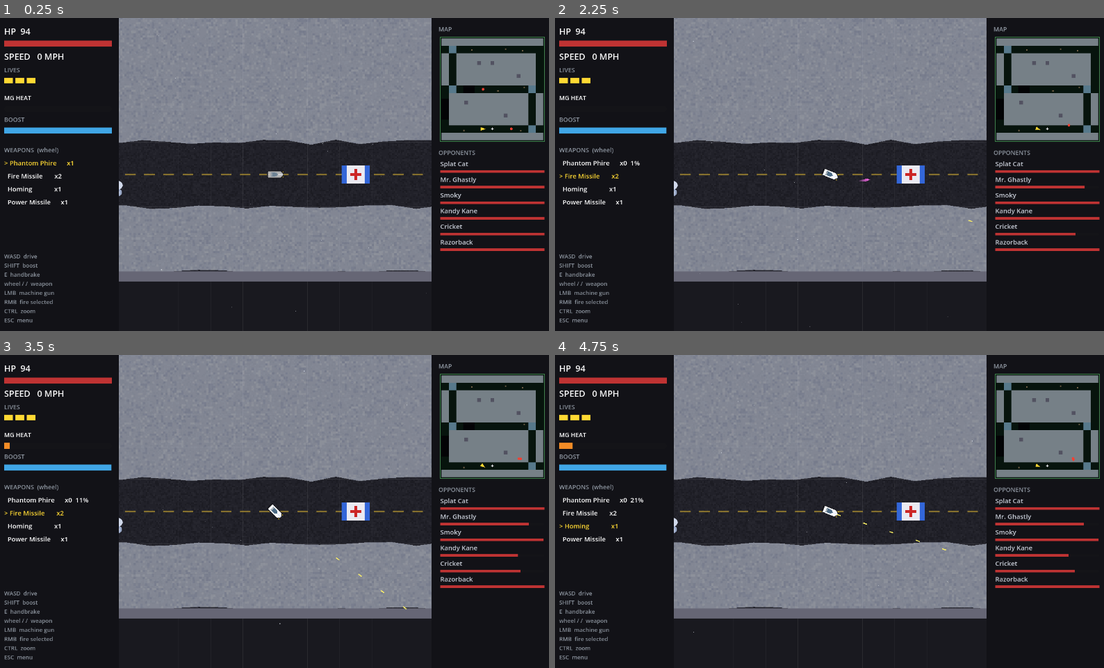
Above: before the commit, frames 1-4 (two rows, left to right).
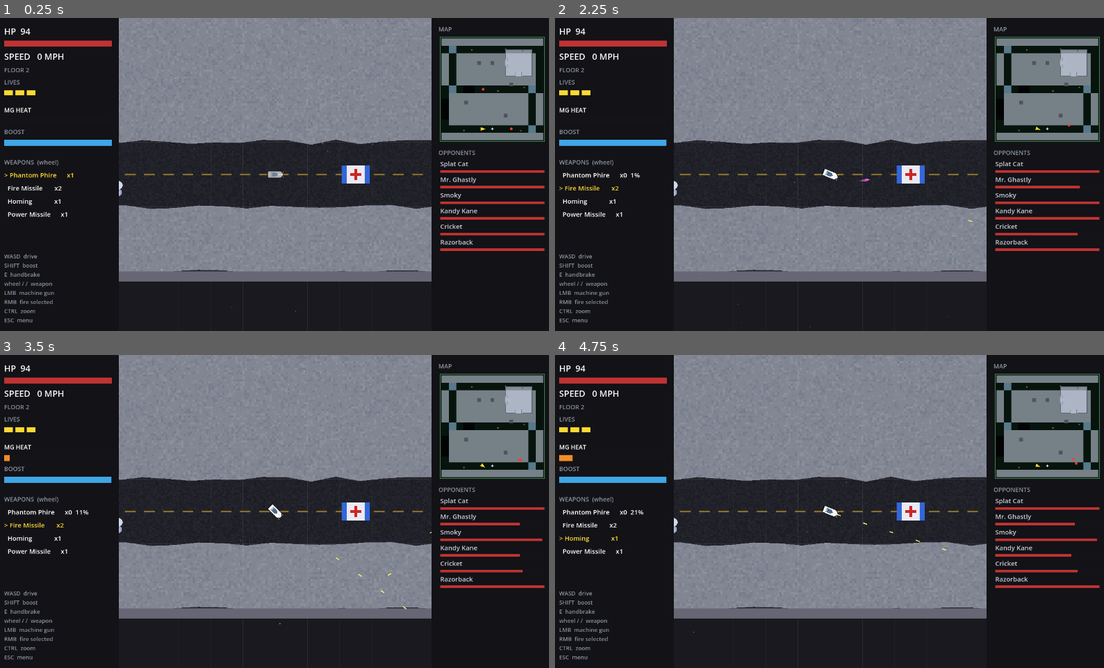
Above: after the commit, the same moments.

Repository: b3p3k0/bentchrome
Game: Godot game, scene res://levels/snowy/snowy.tscn
The game is run twice, just before and just after one commit, with the same random seed, the same clock (stepped at 60 frames per second) and the same inputs. This scene is started directly instead of the project's main scene.
Inputs (mouse positions are in pixels of both pictures, inside the frame that each line leads up to):
- Up to frame 1 (0.25 s): no input
- Up to frame 2 (2.25 s): tap Enter (select_confirm) at 0.5 s; move the mouse to (950, 158) at 0.52 s; hold D (move_right) 0.53-1.25 s; tap Shift (boost) at 0.6 s; click (950, 158) at 0.67 s; tap Space at 0.77 s; drag from (719, 190) to (911, 240) at 1.27 s; move the mouse to (884, 105) at 2.02 s; hold D (move_right) from 2.03 s (still down); right-click (884, 105) at 2.1 s
- Up to frame 3 (3.5 s): release D (move_right) at 2.75 s; drag from (247, 574) to (274, 511) at 2.77 s
- Up to frame 4 (4.75 s): move the mouse to (999, 558) at 3.52 s; hold A (move_left) 3.53-4.25 s; tap / (weapon_next) at 3.6 s; tap Space at 3.77 s; tap Enter (select_confirm) at 4.25 s; drag from (664, 464) to (829, 511) at 4.27 s

The runs differ from the first frame. In frame 1, 2.2% of the frame differs, in the area x 0-97%, y 10-64%; in frame 2, 2.2%; in frame 3, 2.3%; in frame 4, 2.3%, in the area x 0-99%, y 10-70%.

Commit message:
Card 4: Snowy Pass earns its name — a summit worth the climb
The northeast quadrant rises: a 896px plateau ringed by rock cliff walls,
snow-surfaced on top (the summit drives as slippery as it looks — terrain
IS the slope physics), with two snow-hill ramps graded into the west and
south faces. Every rim is a drive-off from above and a wall from below;
ledge shadows sell the drop on three sides. One snowdrift turns out to have
been on the summit all along. Retrofit tax paid: rocks carry the floor bit,
Rock2 vacates the south ramp cut, clutter and the chasm jump pad join
floor 2, spawns pre-adopt. Power and standard crates wait at the top.

Co-Authored-By: Claude Fable 5 <noreply@anthropic.com>

Diff:
--- a/levels/snowy/snowy.tscn
+++ b/levels/snowy/snowy.tscn
@@ -16,6 +16,10 @@
 [ext_resource type="Script" path="res://environment/road_marks.gd" id="21_marks"]
 [ext_resource type="Script" path="res://environment/street_deco.gd" id="22_deco"]
 [ext_resource type="PackedScene" path="res://environment/hazard_curb.tscn" id="23_curb"]
+[ext_resource type="PackedScene" path="res://environment/floor_zone.tscn" id="24_fzone"]
+[ext_resource type="Script" path="res://environment/ramp.gd" id="25_ramp"]
+[ext_resource type="Script" path="res://environment/floor_connector.gd" id="27_conn"]
+[ext_resource type="Script" path="res://levels/dock_deco.gd" id="28_ddeco"]
 
 [sub_resource type="ShaderMaterial" id="SM_asphalt"]
 shader = ExtResource("11_speck")
@@ -71,6 +75,21 @@
 [sub_resource type="RectangleShape2D" id="RectangleShape2D_ramp"]
 size = Vector2(224, 224)
 
+[sub_resource type="RectangleShape2D" id="R_summit"]
+size = Vector2(896, 896)
+
+[sub_resource type="RectangleShape2D" id="R_pwall_n"]
+size = Vector2(920, 24)
+
+[sub_resource type="RectangleShape2D" id="R_pwall_e"]
+size = Vector2(24, 920)
+
+[sub_resource type="RectangleShape2D" id="R_pwall_wseg"]
+size = Vector2(24, 330)
+
+[sub_resource type="RectangleShape2D" id="R_pwall_sseg"]
+size = Vector2(330, 24)
+
 [node name="Snowy" type="Node2D"]
 script = ExtResource("1_lvl")
 
@@ -295,6 +314,7 @@
 collision_layer = 0
 collision_mask = 1
 script = ExtResource("4_ramp")
+floor_index = 2
 
 [node name="Vis" type="Polygon2D" parent="Jump"]
 color = Color(0.9, 0.55, 0.15, 0.85)
@@ -304,7 +324,7 @@
 shape = SubResource("RectangleShape2D_ramp")
 
 [node name="Rock1" type="StaticBody2D" parent="."]
-collision_layer = 4
+collision_layer = 20
 script = ExtResource("12_deco")
 position = Vector2(-448, -896)
 
@@ -316,9 +336,9 @@
 shape = SubResource("RectangleShape2D_rock")
 
 [node name="Rock2" type="StaticBody2D" parent="."]
-collision_layer = 4
+collision_layer = 20
 script = ExtResource("12_deco")
-position = Vector2(896, -448)
+position = Vector2(640, -160)
 
 [node name="Vis" type="Polygon2D" parent="Rock2"]
 color = Color(0.3, 0.3, 0.36, 1)
@@ -328,7 +348,7 @@
 shape = SubResource("RectangleShape2D_rock")
 
 [node name="Rock3" type="StaticBody2D" parent="."]
-collision_layer = 4
+collision_layer = 20
 script = ExtResource("12_deco")
 position = Vector2(448, 896)
 
@@ -340,7 +360,7 @@
 shape = SubResource("RectangleShape2D_rock")
 
 [node name="Rock4" type="StaticBody2D" parent="."]
-collision_layer = 4
+collision_layer = 20
 script = ExtResource("12_deco")
 position = Vector2(-896, 448)
 
@@ -352,7 +372,7 @@
 shape = SubResource("RectangleShape2D_rock")
 
 [node name="Rock5" type="StaticBody2D" parent="."]
-collision_layer = 4
+collision_layer = 20
 script = ExtResource("12_deco")
 position = Vector2(0, -896)
 
@@ -365,6 +385,185 @@
 
 [node name="HealthStation1" parent="." instance=ExtResource("10_heal")]
 position = Vector2(0, 1344)
+
+[node name="FZPlate" parent="." instance=ExtResource("24_fzone")]
+floor_index = 2
+size = Vector2(3456, 3456)
+
+[node name="FZPlateau" parent="." instance=ExtResource("24_fzone")]
+position = Vector2(896, -896)
+floor_index = 3
+size = Vector2(896, 896)
+
+[node name="SummitSnow" type="Area2D" parent="."]
+position = Vector2(896, -896)
+collision_layer = 128
+collision_mask = 0
+script = ExtResource("3_zone")
+terrain_type = &"snow"
+
+[node name="Vis" type="Polygon2D" parent="SummitSnow"]
+material = SubResource("SM_snow")
+color = Color(0.82, 0.85, 0.92, 0.55)
+polygon = PackedVector2Array(-448, -448, 448, -448, 448, 448, -448, 448)
+
+[node name="Col" type="CollisionShape2D" parent="SummitSnow"]
+shape = SubResource("R_summit")
+
+[node name="LedgeWest" type="Node2D" parent="."]
+position = Vector2(448, -896)
+rotation = 1.5708
+script = ExtResource("28_ddeco")
+kind = &"ledge_shadow"
+size = Vector2(896, 70)
+
+[node name="LedgeSouth" type="Node2D" parent="."]
+position = Vector2(896, -448)
+script = ExtResource("28_ddeco")
+kind = &"ledge_shadow"
+size = Vector2(896, 70)
+
+[node name="LedgeEast" type="Node2D" parent="."]
+position = Vector2(1344, -896)
+rotation = -1.5708
+script = ExtResource("28_ddeco")
+kind = &"ledge_shadow"
+size = Vector2(896, 70)
+
+[node name="PlateauWallN" type="StaticBody2D" parent="."]
+position = Vector2(896, -1344)
+collision_layer = 20
+collision_mask = 0
+
+[node name="Vis" type="Polygon2D" parent="PlateauWallN"]
+color = Color(0.34, 0.32, 0.36, 1)
+polygon = PackedVector2Array(-460, -12, 460, -12, 460, 12, -460, 12)
+
+[node name="Col" type="CollisionShape2D" parent="PlateauWallN"]
+shape = SubResource("R_pwall_n")
+
+[node name="PlateauWallE" type="StaticBody2D" parent="."]
+position = Vector2(1344, -896)
+collision_layer = 20
+collision_mask = 0
+
+[node name="Vis" type="Polygon2D" parent="PlateauWallE"]
+color = Color(0.34, 0.32, 0.36, 1)
+polygon = PackedVector2Array(-12, -460, 12, -460, 12, 460, -12, 460)
+
+[node name="Col" type="CollisionShape2D" parent="PlateauWallE"]
+shape = SubResource("R_pwall_e")
+
+[node name="PlateauWallWN" type="StaticBody2D" parent="."]
+position = Vector2(448, -1179)
+collision_layer = 20
+collision_mask = 0
+
+[node name="Vis" type="Polygon2D" parent="PlateauWallWN"]
+color = Color(0.34, 0.32, 0.36, 1)
+polygon = PackedVector2Array(-12, -165, 12, -165, 12, 165, -12, 165)
+
+[node name="Col" type="CollisionShape2D" parent="PlateauWallWN"]
+shape = SubResource("R_pwall_wseg")
+
+[node name="PlateauWallWS" type="StaticBody2D" parent="."]
+position = Vector2(448, -613)
+collision_layer = 20
+collision_mask = 0
+
+[node name="Vis" type="Polygon2D" parent="PlateauWallWS"]
+color = Color(0.34, 0.32, 0.36, 1)
+polygon = PackedVector2Array(-12, -165, 12, -165, 12, 165, -12, 165)
+
+[node name="Col" type="CollisionShape2D" parent="PlateauWallWS"]
+shape = SubResource("R_pwall_wseg")
+
+[node name="PlateauWallSW" type="StaticBody2D" parent="."]
+position = Vector2(613, -448)
+collision_layer = 20
+collision_mask = 0
+
+[node name="Vis" type="Polygon2D" parent="PlateauWallSW"]
+color = Color(0.34, 0.32, 0.36, 1)
+polygon = PackedVector2Array(-165, -12, 165, -12, 165, 12, -165, 12)
+
+[node name="Col" type="CollisionShape2D" parent="PlateauWallSW"]
+shape = SubResource("R_pwall_sseg")
+
+[node name="PlateauWallSE" type="StaticBody2D" parent="."]
+position = Vector2(1179, -448)
+collision_layer = 20
+collision_mask = 0
+
+[node name="Vis" type="Polygon2D" parent="PlateauWallSE"]
+color = Color(0.34, 0.32, 0.36, 1)
+polygon = PackedVector2Array(-165, -12, 165, -12, 165, 12, -165, 12)
+
+[node name="Col" type="CollisionShape2D" parent="PlateauWallSE"]
+shape = SubResource("R_pwall_sseg")
+
+[node name="RampWest" type="Node2D" parent="."]
+position = Vector2(448, -896)
+rotation = 1.5708
+script = ExtResource("25_ramp")
+low_floor = 2
+high_floor = 3
+size = Vector2(192, 240)
+
+[node name="RampSouth" type="Node2D" parent="."]
+position = Vector2(896, -448)
+script = ExtResource("25_ramp")
+low_floor = 2
+high_floor = 3
+size = Vector2(192, 240)
+
+[node name="ConWestGradeUp" type="Node2D" parent="."]
+position = Vector2(448, -896)
+script = ExtResource("27_conn")
+from_floor = 2
+to_floor = 3
+approach_dir = Vector2(1, 0)
+kind = &"grade"
+
+[node name="ConWestGradeDown" type="Node2D" parent="."]
+position = Vector2(448, -896)
+script = ExtResource("27_conn")
+from_floor = 3
+to_floor = 2
+approach_dir = Vector2(-1, 0)
+kind = &"grade"
+
+[node name="ConSouthGradeUp" type="Node2D" parent="."]
+position = Vector2(896, -448)
+script = ExtResource("27_conn")
+from_floor = 2
+to_floor = 3
+approach_dir = Vector2(0, -1)
+kind = &"grade"
+
+[node name="ConSouthGradeDown" type="Node2D" parent="."]
+position = Vector2(896, -448)
+script = ExtResource("27_conn")
+from_floor = 3
+to_floor = 2
+approach_dir = Vector2(0, 1)
+kind = &"grade"
+
+[node name="ConEastEdgeDown" type="Node2D" parent="."]
+position = Vector2(1320, -896)
+script = ExtResource("27_conn")
+from_floor = 3
+to_floor = 2
+approach_dir = Vector2(1, 0)
+kind = &"edge"
+
+[node name="AmmoPowerSummit" parent="." instance=ExtResource("8_ammo")]
+position = Vector2(896, -896)
+kind = "power"
+amount = 1
+
+[node name="AmmoStandardSummit" parent="." instance=ExtResource("8_ammo")]
+position = Vector2(1100, -700)
 
 [node name="Boundary" type="StaticBody2D" parent="."]
 collision_layer = 2
@@ -441,36 +640,43 @@
 position = Vector2(-704, -1330)
 kind = &"drift"
 footprint = 48.0
+floor_index = 2
 
 [node name="Drift2" parent="." instance=ExtResource("20_clutter")]
 position = Vector2(448, -1360)
 kind = &"drift"
 footprint = 48.0
+floor_index = 2
 
 [node name="Drift3" parent="." instance=ExtResource("20_clutter")]
 position = Vector2(1024, -1300)
 kind = &"drift"
 footprint = 48.0
+floor_index = 3
 
 [node name="Drift4" parent="." instance=ExtResource("20_clutter")]
 position = Vector2(192, 48)
 kind = &"drift"
 footprint = 48.0
+floor_index = 2
 
 [node name="Drift5" parent="." instance=ExtResource("20_clutter")]
 position = Vector2(1088, -64)
 kind = &"drift"
 footprint = 48.0
+floor_index = 2
 
 [node name="Drift6" parent="." instance=ExtResource("20_clutter")]
 position = Vector2(-960, 1400)
 kind = &"drift"
 footprint = 48.0
+floor_index = 2
 
 [node name="Drift7" parent="." instance=ExtResource("20_clutter")]
 position = Vector2(960, 1408)
 kind = &"drift"
 footprint = 48.0
+floor_index = 2
 
 [node name="StreetDeco" type="Node2D" parent="."]
 
@@ -484,34 +690,44 @@
 [node name="Cone1" parent="." instance=ExtResource("20_clutter")]
 position = Vector2(-1010, -40)
 kind = &"cone"
+floor_index = 2
 
 [node name="Cone2" parent="." instance=ExtResource("20_clutter")]
 position = Vector2(-620, -170)
 kind = &"cone"
+floor_index = 2
 
 [node name="Sign1" parent="." instance=ExtResource("20_clutter")]
 position = Vector2(-1030, -170)
 kind = &"sign"
+floor_index = 2
 
 [node name="Vehicle" parent="." instance=ExtResource("2_veh")]
 position = Vector2(-320, 1344)
+start_floor = 2
 
 [node name="Enemy1" parent="." instance=ExtResource("6_enemy")]
 position = Vector2(0, -1344)
+start_floor = 2
 
 [node name="Enemy2" parent="." instance=ExtResource("6_enemy")]
 position = Vector2(-1344, -800)
+start_floor = 2
 
 [node name="Enemy3" parent="." instance=ExtResource("6_enemy")]
 position = Vector2(1344, 800)
+start_floor = 2
 
 [node name="Enemy4" parent="." instance=ExtResource("6_enemy")]
 position = Vector2(640, 1344)
+start_floor = 2
 
 [node name="Enemy5" parent="." instance=ExtResource("6_enemy")]
 position = Vector2(-320, 0)
+start_floor = 2
 
 [node name="Enemy6" parent="." instance=ExtResource("6_enemy")]
 position = Vector2(1600, -1600)
+start_floor = 2
 
 [node name="HUD" parent="." instance=ExtResource("7_hud")]
Not shown: 1 places in levels/snowy/snowy.tscn that only renumber resources
